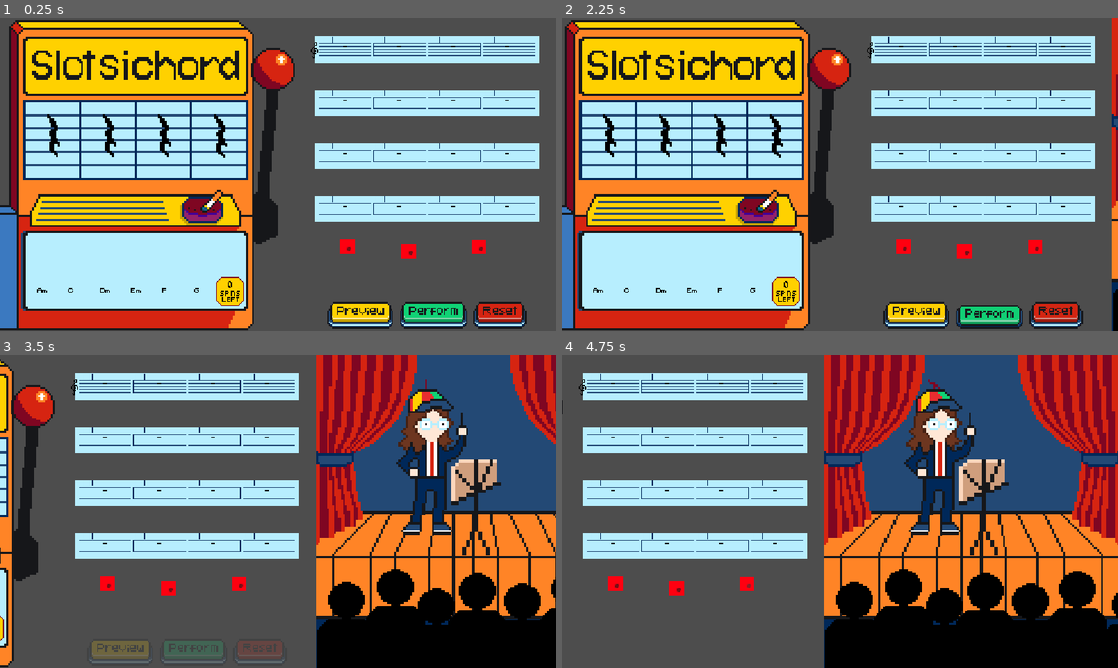
Above: before the commit, frames 1-4 (two rows, left to right).
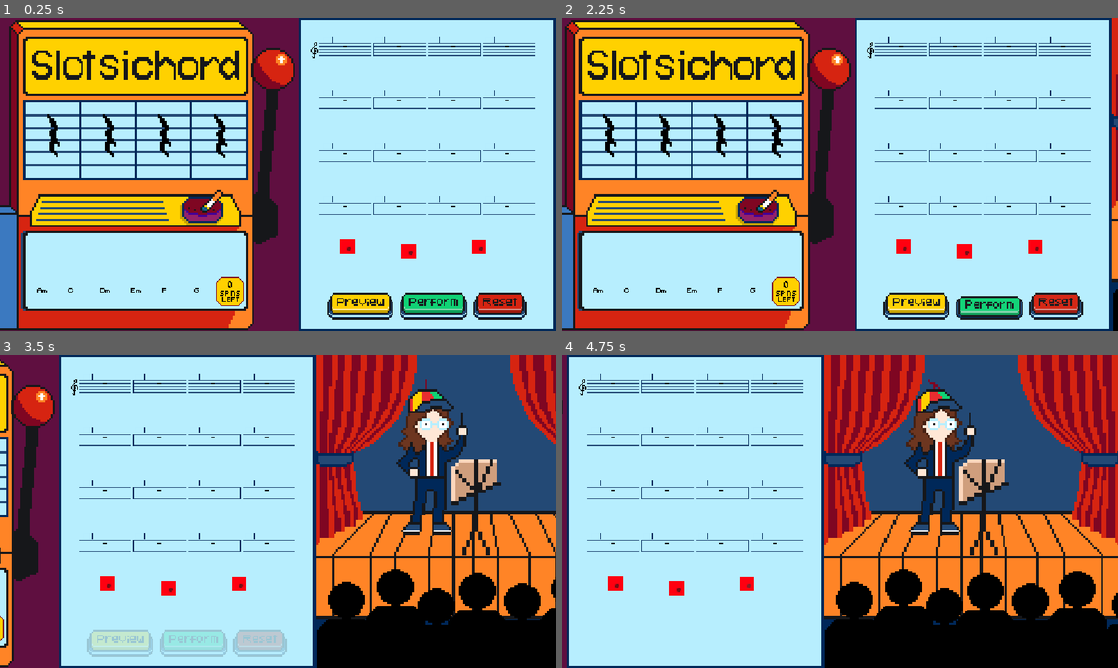
Above: after the commit, the same moments.

Repository: twhassall/slotsichord
Game: Godot game, scene res://scenes/actualScreens/MainScreen.tscn
Same seed, same stepped clock (60 frames per second), same inputs: the game is played once before the commit and once after it.
Inputs (mouse positions are in pixels of both pictures, inside the frame that each line leads up to; where the layout moved, square brackets give the same spot in the first picture):
- Up to frame 1 (0.25 s): no input
- Up to frame 2 (2.25 s): click (923, 305) [923, 315] at 0.5 s; click (923, 305) [923, 315] at 1.25 s; click (995, 305) [995, 315] at 2 s
- Up to frame 3 (3.5 s): click (272, 586) at 2.75 s
- Up to frame 4 (4.75 s): click (734, 589) at 3.5 s; click (751, 586) at 4.25 s

The runs differ from the first frame. In frame 1, 39% of the frame differs, in the area x 0-100%, y 0-100%; in frame 2, 38%; in frame 3, 39%; in frame 4, 33%.

Commit message:
Added some colour

Diff:
--- a/scenes/actualScreens/MainScreen.tscn
+++ b/scenes/actualScreens/MainScreen.tscn
@@ -16,6 +16,29 @@
 
 [node name="Camera2D" type="Camera2D" parent="." unique_id=883540345]
 position = Vector2(750, 324)
+
+[node name="ColorRect" type="ColorRect" parent="." unique_id=270515992]
+layout_mode = 0
+offset_left = -488.0
+offset_top = -18.0
+offset_right = 2008.0
+offset_bottom = 805.0
+color = Color(0.37254903, 0.05882353, 0.2509804, 1)
+
+[node name="SheetBorder" type="ColorRect" parent="." unique_id=731925672]
+layout_mode = 0
+offset_left = 793.0
+offset_right = 1326.0
+offset_bottom = 648.0
+color = Color(0, 0.15686275, 0.34901962, 1)
+
+[node name="SheetBackground" type="ColorRect" parent="." unique_id=1556405496]
+layout_mode = 0
+offset_left = 798.0
+offset_top = 5.0
+offset_right = 1320.0
+offset_bottom = 643.0
+color = Color(0.7176471, 0.93333334, 0.99607843, 1)
 
 [node name="AudioStreamPlayer" type="AudioStreamPlayer" parent="." unique_id=1331122139]
 
--- a/scenes/subScenes/ArrangementArea.tscn
+++ b/scenes/subScenes/ArrangementArea.tscn
@@ -257,7 +257,7 @@
 chord_box = NodePath("../../../ChordBoxes/ChordBox16")
 
 [node name="PreviewButton" type="Sprite2D" parent="." unique_id=1624120683]
-position = Vector2(95.799995, 579.475)
+position = Vector2(95.799995, 561.05)
 scale = Vector2(2.85, 2.85)
 texture = ExtResource("4_6jpjo")
 vframes = 2
@@ -272,9 +272,10 @@
 offset_top = -10.526306
 offset_right = 25.263157
 offset_bottom = 11.228058
+metadata/_edit_use_anchors_ = true
 
 [node name="ResetButton" type="Sprite2D" parent="." unique_id=1832780048]
-position = Vector2(383.8, 579.475)
+position = Vector2(383.8, 561.05)
 scale = Vector2(2.85, 2.85)
 texture = ExtResource("5_bljxu")
 vframes = 2
@@ -292,7 +293,7 @@
 libraries/ = SubResource("AnimationLibrary_mgk2m")
 
 [node name="PerformButton" type="Sprite2D" parent="." unique_id=974749761]
-position = Vector2(245.79999, 579.475)
+position = Vector2(245.79999, 561.05)
 scale = Vector2(2.85, 2.85)
 texture = ExtResource("6_etmuu")
 vframes = 2
--- a/scenes/subScenes/slot_machine.tscn
+++ b/scenes/subScenes/slot_machine.tscn
@@ -83,7 +83,7 @@
 
 [sub_resource type="Animation" id="Animation_084gh"]
 resource_name = "press"
-length = 0.39999999999999997
+length = 0.4
 tracks/0/type = "value"
 tracks/0/imported = false
 tracks/0/enabled = true
@@ -573,5 +573,8 @@
 hframes = 3
 vframes = 3
 
+[node name="Camera2D" type="Camera2D" parent="." unique_id=1213721736]
+position = Vector2(-36, 324)
+
 [connection signal="pressed" from="SlotMachine/InsertCoinButton/InsertCoin" to="." method="_on_insert_coin_pressed"]
 [connection signal="pressed" from="Spin" to="." method="_on_spin_pressed"]
--- a/scripts/arrangement_area.gd
+++ b/scripts/arrangement_area.gd
@@ -3,8 +3,8 @@
 
 
 @onready var lines_container = $Lines
-@onready var bpm_label = $BPMSlider/BPMLabel
-@onready var bpm_slider = $BPMSlider
+##@onready var bpm_label = $BPMSlider/BPMLabel
+##@onready var bpm_slider = $BPMSlider
 var slots = []
 
 signal perform_pressed
--- a/scripts/slot_machine.gd
+++ b/scripts/slot_machine.gd
@@ -19,6 +19,8 @@
 
 	spinNum = 0
 	$SpinsLeft.frame = 0
+
+	$SlotMachine/InsertCoinButton.frame = 0
 
 	player = AudioStreamPlayer.new()
 	add_child(player)
@@ -150,6 +152,7 @@
 	clear_all_bars()
 	$Spin.disabled = false
 	$SlotMachine/InsertCoinButton/InsertCoin.disabled = false
+	$SlotMachine/InsertCoinButton.frame = 0
 
 func start_slotmachine():
 	clear_all_bars()
